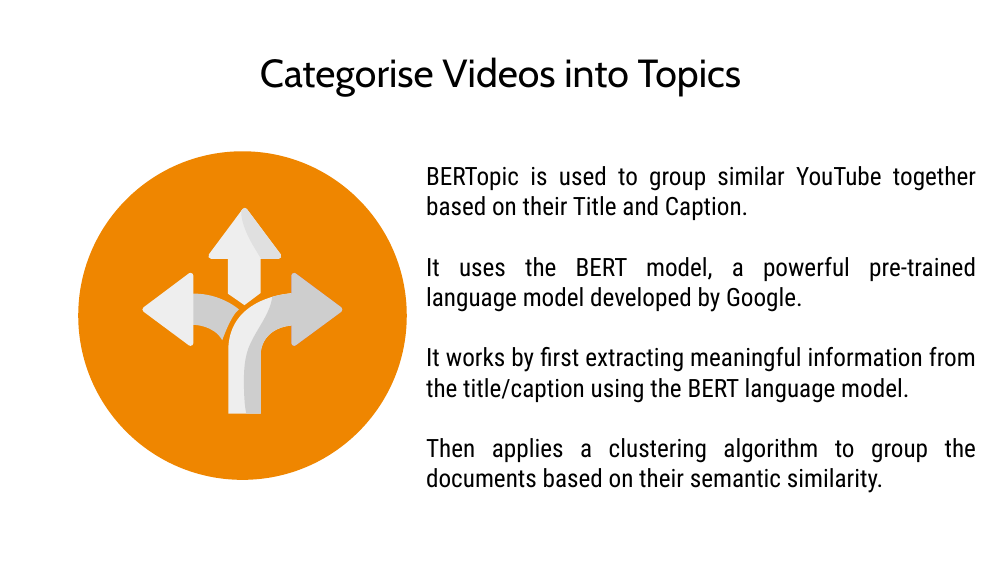
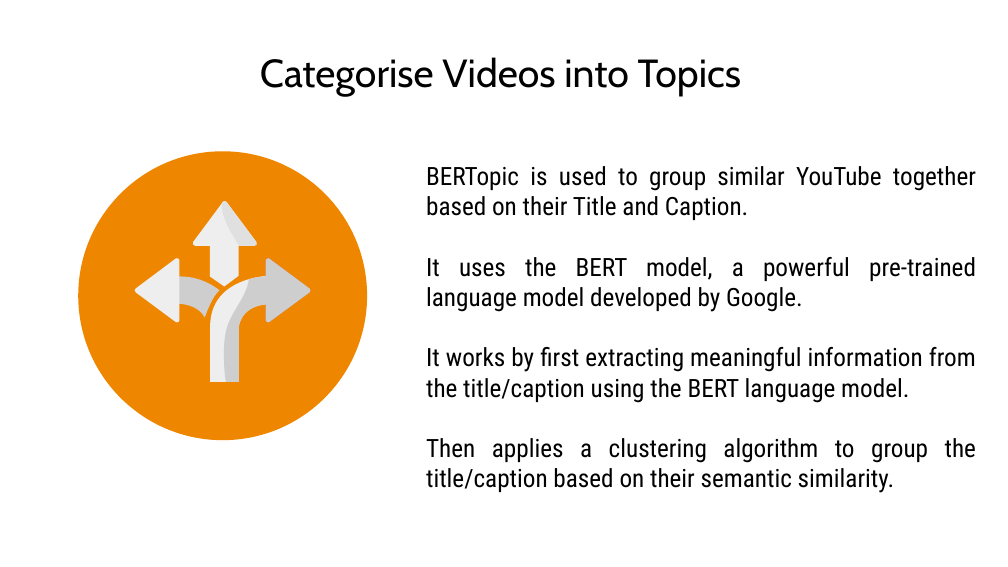
Before and after one commit to danielkf88/youtube_recommender, a slide deck: slide 10 of Capstone_presentation.pptx. Drawn at 1008x567 pixels with LibreOffice and Linux fonts; fonts in the diff are those of the drawing. Boxes give left, top, right and bottom in pixels: in the first picture for what was removed or moved away, otherwise in the second. Text is boxed around its words. In the diff, an @@ line names an element or a change of style, - is before the commit and + after.

```diff
--- a/Capstone_presentation.pptx
+++ b/Capstone_presentation.pptx
@@ freeform shape resized from (x1=79, y1=151, x2=407, y2=480) to (x1=79, y1=151, x2=368, y2=440) @@
@@ freeform shape resized from (x1=208, y1=208, x2=282, y2=259) to (x1=192, y1=201, x2=257, y2=245) @@
@@ freeform shape resized from (x1=241, y1=208, x2=282, y2=259) to (x1=221, y1=201, x2=257, y2=245) @@
@@ freeform shape resized from (x1=142, y1=273, x2=194, y2=346) to (x1=134, y1=258, x2=179, y2=323) @@
@@ freeform shape resized from (x1=228, y1=257, x2=260, y2=305) to (x1=210, y1=244, x2=239, y2=286) @@
@@ freeform shape resized from (x1=244, y1=273, x2=344, y2=414) to (x1=224, y1=258, x2=311, y2=382) @@
@@ freeform shape resized from (x1=291, y1=273, x2=343, y2=346) to (x1=266, y1=258, x2=311, y2=323) @@
@@ freeform shape resized from (x1=192, y1=293, x2=239, y2=340) to (x1=177, y1=276, x2=220, y2=318) @@
@@ freeform shape resized from (x1=228, y1=293, x2=295, y2=414) to (x1=210, y1=276, x2=269, y2=382) @@
@@ text at (x1=426, y1=438, x2=976, y2=493): text changed @@
-Then applies a clustering algorithm to group the documents based on their semantic similarity.
+Then applies a clustering algorithm to group the title/caption based on their semantic similarity.
```
Also in this commit, not shown: 11 other slides changed, 1 slide added.
